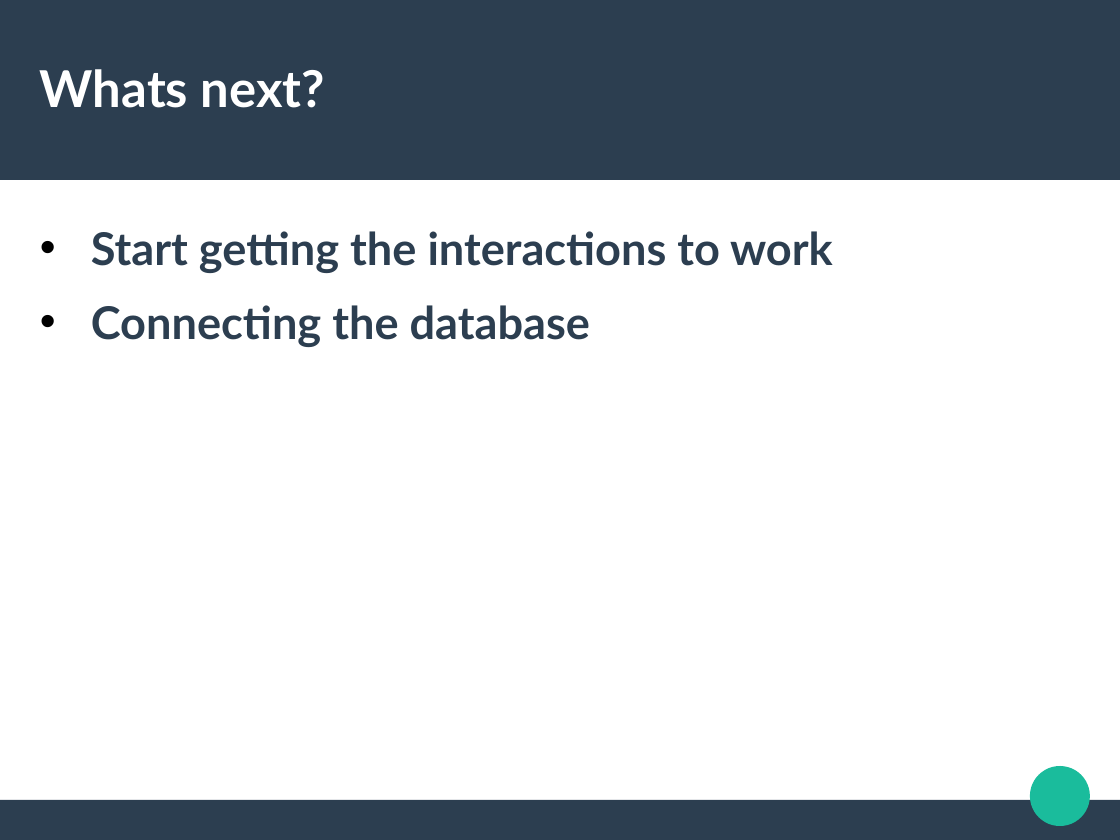
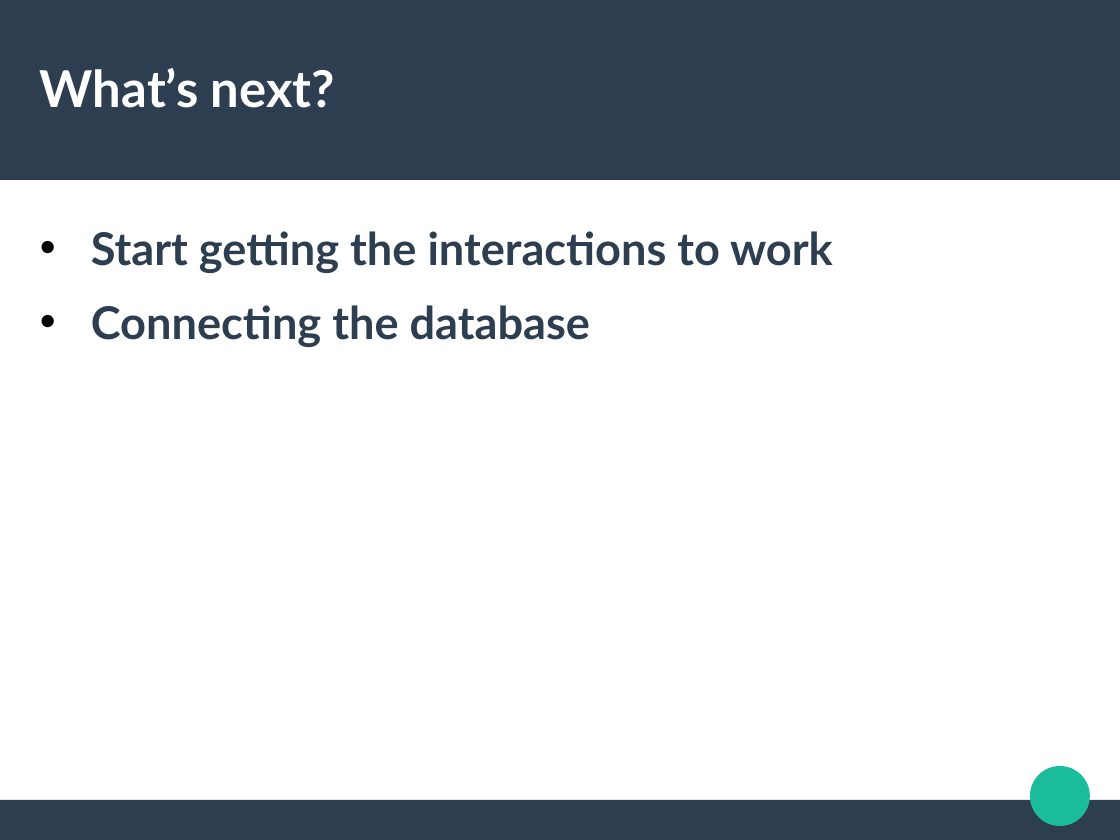
Before and after one commit to GGC-SD/SustainabilityWebsite, a slide deck: slide 16 of Fall2020HTMLDemo/UI.odp (slide 14 before the commit). Drawn at 1120x840 pixels with LibreOffice and Linux fonts; fonts in the diff are those of the drawing. Boxes give left, top, right and bottom in pixels: in the first picture for what was removed or moved away, otherwise in the second. Text is boxed around its words. In the diff, an @@ line names an element or a change of style, - is before the commit and + after.

```diff
--- a/Fall2020HTMLDemo/UI.odp
+++ b/Fall2020HTMLDemo/UI.odp
@@ title at box(40, 68, 335, 108): text changed @@
-Whats next?
+What’s next?
```
Also in this commit, not shown: 2 other slides changed, 1 slide added, 1 slide removed.
